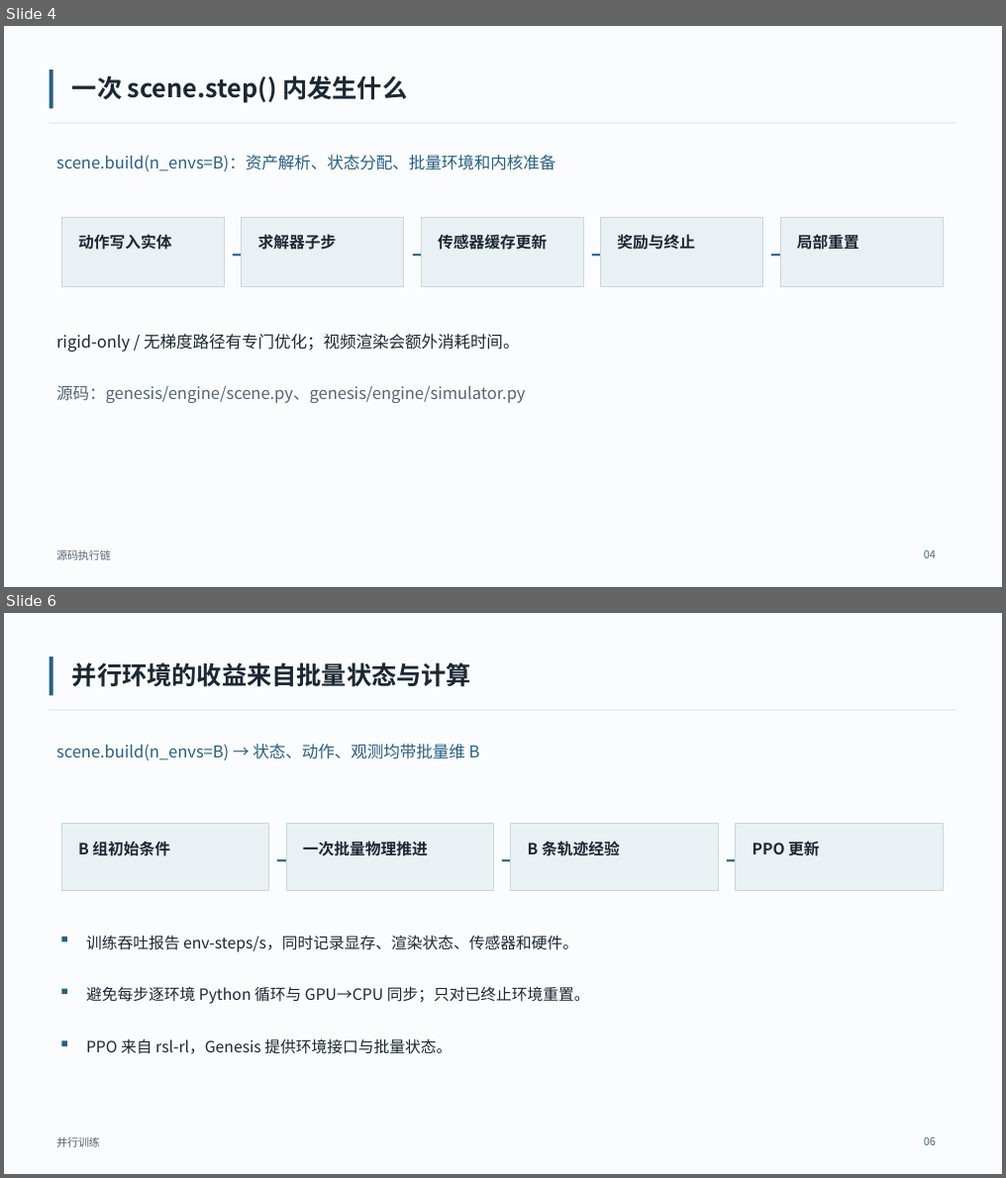
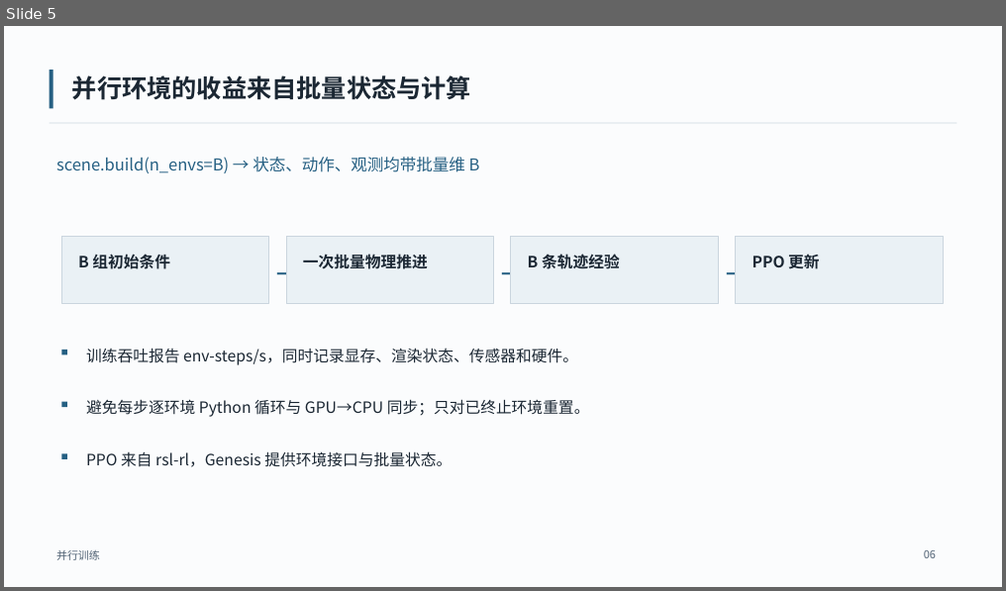
Before and after one commit to shixia9/genesis-vehicle-obstacles, a slide deck: docs/presentations/genesis_uav_v2x_research_overview.pptx. Shown one above the other, each under a label of ours: slides 4 and 6 before the commit, slide 5 after it; the slides between them are not shown. The pictures are 1006x1178 and 1006x591 pixels, drawn with LibreOffice and Linux fonts; fonts in the diff are those of the drawing. Boxes give left, top, right and bottom in pixels: in the first picture for what was removed or moved away, otherwise in the second. Text is boxed around its words. In the diff, an @@ line names an element or a change of style, - is before the commit and + after.

```diff
--- a/docs/presentations/genesis_uav_v2x_research_overview.pptx
+++ b/docs/presentations/genesis_uav_v2x_research_overview.pptx
@@ slide 4 removed at [4, 26, 1002, 587], background #FBFCFD @@
@@ rectangle removed at [49, 70, 53, 108] @@
@@ text removed at [72, 76, 407, 103] @@
-一次 scene.step() 内发生什么
@@ rectangle removed at [49, 123, 956, 123] @@
@@ text removed at [56, 155, 555, 172] @@
-scene.build(n_envs=B)：资产解析、状态分配、批量环境和内核准备
@@ rectangle removed at [61, 217, 224, 287] @@
@@ rectangle removed at [242, 217, 404, 287] @@
@@ rectangle removed at [421, 217, 583, 287] @@
@@ rectangle removed at [601, 217, 763, 287] @@
@@ rectangle removed at [780, 217, 943, 287] @@
@@ text removed at [797, 233, 859, 254] @@
-局部重置
@@ text removed at [78, 234, 171, 250] @@
-动作写入实体
@@ text removed at [225, 239, 244, 264] @@
-→
@@ text removed at [258, 234, 337, 250] @@
-求解器子步
@@ text removed at [405, 239, 423, 264] @@
-→
@@ text removed at [438, 234, 547, 250] @@
-传感器缓存更新
@@ text removed at [584, 239, 603, 264] @@
-→
@@ text removed at [617, 234, 695, 250] @@
-奖励与终止
@@ text removed at [764, 239, 782, 264] @@
-→
@@ text removed at [56, 334, 520, 352] @@
-rigid-only / 无梯度路径有专门优化；视频渲染会额外消耗时间。
@@ text removed at [56, 385, 525, 403] @@
-源码：genesis/engine/scene.py、genesis/engine/simulator.py
@@ text removed at [56, 551, 111, 561] @@
-源码执行链
@@ text removed at [924, 551, 936, 559] @@
-04
@@ what was slide 6 is now slide 5 @@
```
Also in this commit, not shown: 3 slides changed, 1 slide added, 1 other slide removed, 1 other file.
